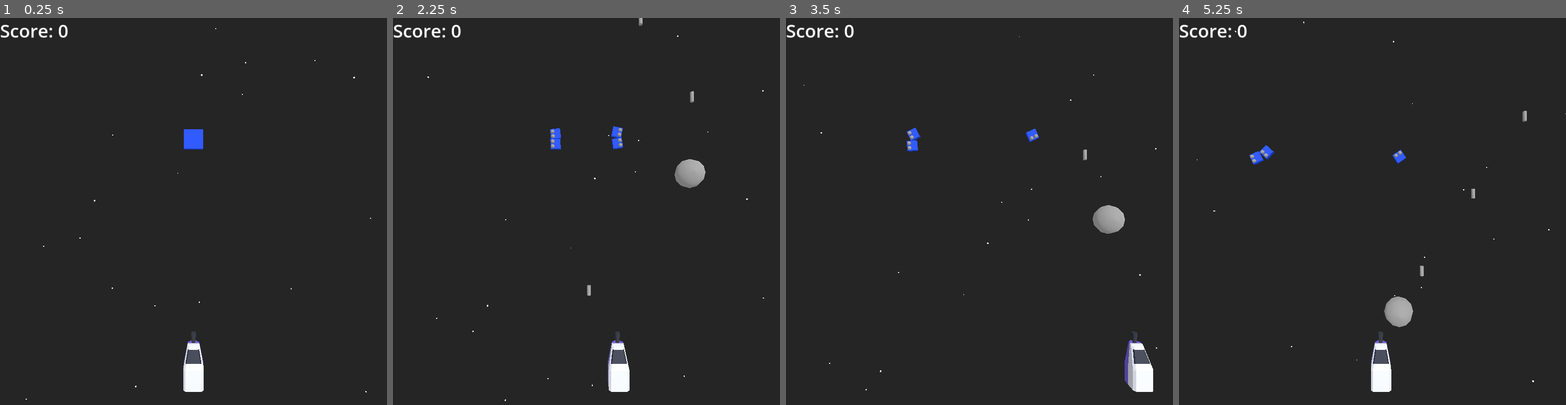
Above: before the commit, frames 1-4 (left to right).
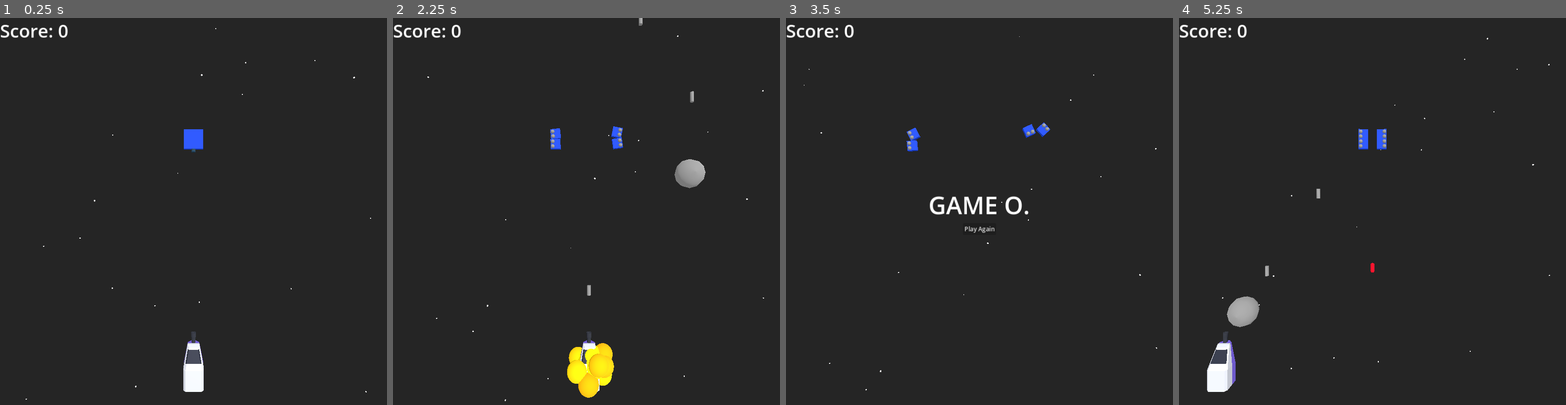
Above: after the commit, the same moments.

Repository: doctor-g/LD56
Game: Godot game, scene res://world/world.tscn
The game is run twice, just before and just after one commit, with the same random seed, the same clock (stepped at 60 frames per second) and the same inputs.
Inputs (mouse positions are in pixels of both pictures, inside the frame that each line leads up to):
- Up to frame 1 (0.25 s): no input
- Up to frame 2 (2.25 s): tap Enter at 0.5 s; move the mouse to (671, 192) at 0.52 s; hold D (move_right) 0.53-1.28 s; hold Space (fire) 0.53-1.28 s; move the mouse to (509, 230) at 1.27 s; hold A (move_left) 1.28-2.03 s; tap X (launch_bubble) at 1.35 s; move the mouse to (625, 126) at 2.02 s; hold D (move_right) from 2.03 s (still down); hold Space (fire) from 2.03 s (still down)
- Up to frame 3 (3.5 s): keep holding D (move_right); move the mouse to (960, 288) at 2.77 s; release Space (fire) at 2.78 s; tap X (launch_bubble) at 2.85 s
- Up to frame 4 (5.25 s): release D (move_right) at 3.5 s; click (1372, 230) at 3.5 s, where only the run after the commit has a clickable "Play Again"; move the mouse to (1488, 269) at 4.27 s; hold Space (fire) 4.28-5.03 s; hold A (move_left) from 4.28 s (still down); move the mouse to (1256, 153) at 5.02 s; tap X (launch_bubble) at 5.1 s

The runs differ from the first frame. In frame 1, less than 0.1% of the frame differs, in the area x 49-51%, y 33-35%; in frame 2, 1.9%; in frame 3, 2.1%; in frame 4, 3.1%, in the area x 4-100%, y 0-97%.

Commit message:
Allow enemy to shoot player, which ends the game

Diff:
--- /dev/null
+++ b/project/enemies/enemy_bullet.gd
@@ -0,0 +1,15 @@
+extends Node3D
+
+const SPEED := 9.0
+
+func _physics_process(delta: float) -> void:
+	position.z += delta * SPEED
+
+
+func _on_body_entered(body: Node3D) -> void:
+	body.damage()
+	queue_free()
+
+
+func _on_visible_on_screen_notifier_3d_screen_exited() -> void:
+	queue_free()
--- /dev/null
+++ b/project/enemies/enemy_bullet.tscn
@@ -0,0 +1,34 @@
+[gd_scene load_steps=5 format=3 uid="uid://c6xtfwdcsurhh"]
+
+[ext_resource type="Script" path="res://enemies/enemy_bullet.gd" id="1_ojw8j"]
+
+[sub_resource type="StandardMaterial3D" id="StandardMaterial3D_egcn6"]
+albedo_color = Color(1, 0, 0.0999999, 1)
+emission_enabled = true
+emission = Color(1, 0, 0.0999999, 1)
+
+[sub_resource type="CapsuleMesh" id="CapsuleMesh_0n2os"]
+material = SubResource("StandardMaterial3D_egcn6")
+radius = 0.1
+height = 0.5
+
+[sub_resource type="CylinderShape3D" id="CylinderShape3D_ewnaj"]
+height = 0.4
+radius = 0.1
+
+[node name="EnemyBullet" type="Area3D"]
+collision_layer = 16
+script = ExtResource("1_ojw8j")
+
+[node name="MeshInstance3D" type="MeshInstance3D" parent="."]
+transform = Transform3D(1, 0, 0, 0, -4.37114e-08, -1, 0, 1, -4.37114e-08, 0, 0, 0)
+mesh = SubResource("CapsuleMesh_0n2os")
+
+[node name="CollisionShape3D" type="CollisionShape3D" parent="."]
+transform = Transform3D(1, 0, 0, 0, -4.37114e-08, -1, 0, 1, -4.37114e-08, 0, 0, 0)
+shape = SubResource("CylinderShape3D_ewnaj")
+
+[node name="VisibleOnScreenNotifier3D" type="VisibleOnScreenNotifier3D" parent="."]
+
+[connection signal="body_entered" from="." to="." method="_on_body_entered"]
+[connection signal="screen_exited" from="VisibleOnScreenNotifier3D" to="." method="_on_visible_on_screen_notifier_3d_screen_exited"]
--- a/project/enemies/square_enemy.gd
+++ b/project/enemies/square_enemy.gd
@@ -5,3 +5,9 @@
 		critter.bound = false
 		critter.reparent(get_parent())
 	queue_free()
+
+
+func _on_shot_timer_timeout() -> void:
+	var bullet := preload("res://enemies/enemy_bullet.tscn").instantiate()
+	get_parent().add_child(bullet)
+	bullet.global_position = $MuzzleMarker.global_position
--- a/project/enemies/square_enemy.tscn
+++ b/project/enemies/square_enemy.tscn
@@ -1,10 +1,20 @@
-[gd_scene load_steps=4 format=3 uid="uid://6ese1ateab5u"]
+[gd_scene load_steps=6 format=3 uid="uid://6ese1ateab5u"]
 
 [ext_resource type="Script" path="res://enemies/square_enemy.gd" id="1_a7eft"]
 [ext_resource type="PackedScene" uid="uid://dy0flsah3msjx" path="res://critters/square_critter.tscn" id="1_t6kvb"]
 
 [sub_resource type="BoxShape3D" id="BoxShape3D_k1vn3"]
 size = Vector3(1, 0.2, 1)
+
+[sub_resource type="StandardMaterial3D" id="StandardMaterial3D_fkqnq"]
+albedo_color = Color(0.14816, 0.268698, 0.357438, 1)
+
+[sub_resource type="CylinderMesh" id="CylinderMesh_pg36t"]
+material = SubResource("StandardMaterial3D_fkqnq")
+top_radius = 0.1
+bottom_radius = 0.1
+height = 0.2
+radial_segments = 12
 
 [node name="SquareEnemy" type="CharacterBody3D" groups=["enemies"]]
 collision_layer = 4
@@ -28,3 +38,15 @@
 
 [node name="SquareCritter4" parent="Critters" instance=ExtResource("1_t6kvb")]
 transform = Transform3D(-1, 0, -8.74228e-08, 0, 1, 0, 8.74228e-08, 0, -1, -0.25, 0, -0.25)
+
+[node name="MeshInstance3D" type="MeshInstance3D" parent="."]
+transform = Transform3D(1, 0, 0, 0, -4.37114e-08, -1, 0, 1, -4.37114e-08, 0, 0, 0.561401)
+mesh = SubResource("CylinderMesh_pg36t")
+
+[node name="MuzzleMarker" type="Marker3D" parent="."]
+transform = Transform3D(1, 0, 0, 0, 1, 0, 0, 0, 1, 0, 0, 0.654897)
+
+[node name="ShotTimer" type="Timer" parent="."]
+autostart = true
+
+[connection signal="timeout" from="ShotTimer" to="." method="_on_shot_timer_timeout"]
--- a/project/player_ship/player_ship.gd
+++ b/project/player_ship/player_ship.gd
@@ -1,11 +1,19 @@
 class_name PlayerShip extends CharacterBody3D
+
+signal exploded
 
 var speed := 8.0
 
 var _can_fire := true
 var _can_bubble := true
 
+var _alive := true
+var _meshes := [$hull_cockpitPoint, $hull_body, $attachment_barrelEnd]
+
 func _physics_process(delta: float) -> void:
+	if not _alive:
+		return
+
 	var direction := Input.get_axis("move_left", "move_right")
 	velocity.x = direction * speed
 	move_and_collide(velocity * delta)
@@ -25,6 +33,18 @@
 		$BubbleTimer.start()
 
 
+func damage() -> void:
+	if not _alive:
+		return
+
+	_alive = false
+	$CollisionShape3D.set_deferred("disabled", true)
+	$ExplosionParticles.emitting = true
+
+	for mesh in _meshes:
+		await get_tree().create_timer(0.2).timeout
+		mesh.visible = false
+
 
 func _on_shot_timer_timeout() -> void:
 	_can_fire = true
@@ -32,3 +52,7 @@
 
 func _on_bubble_timer_timeout() -> void:
 	_can_bubble = true
+
+
+func _on_explosion_particles_finished() -> void:
+	exploded.emit()
--- a/project/player_ship/player_ship.tscn
+++ b/project/player_ship/player_ship.tscn
@@ -1,10 +1,21 @@
-[gd_scene load_steps=4 format=3 uid="uid://bfr1e5p414f76"]
+[gd_scene load_steps=7 format=3 uid="uid://bfr1e5p414f76"]
 
 [ext_resource type="PackedScene" uid="uid://h6b2p6scwx37" path="res://player_ship/player_ship.glb" id="1_rsfik"]
 [ext_resource type="Script" path="res://player_ship/player_ship.gd" id="2_qnanq"]
 
 [sub_resource type="BoxShape3D" id="BoxShape3D_nuod6"]
 size = Vector3(0.977051, 1, 2.04834)
+
+[sub_resource type="StandardMaterial3D" id="StandardMaterial3D_urma8"]
+vertex_color_use_as_albedo = true
+
+[sub_resource type="SphereMesh" id="SphereMesh_301x0"]
+material = SubResource("StandardMaterial3D_urma8")
+radial_segments = 32
+rings = 16
+
+[sub_resource type="Gradient" id="Gradient_a2ccg"]
+colors = PackedColorArray(1, 0.992241, 0, 1, 1, 0.410694, 0, 1)
 
 [node name="PlayerShip" instance=ExtResource("1_rsfik")]
 script = ExtResource("2_qnanq")
@@ -22,5 +33,19 @@
 [node name="MuzzleMarker" type="Marker3D" parent="." index="6"]
 transform = Transform3D(1, 0, 0, 0, 1, 0, 0, 0, 1, 0, 0.205187, -1.98779)
 
+[node name="ExplosionParticles" type="CPUParticles3D" parent="." index="7"]
+transform = Transform3D(1, 0, 0, 0, 1, 0, 0, 0, 1, 0, 0.379835, -0.530447)
+emitting = false
+amount = 30
+lifetime = 0.4
+one_shot = true
+visibility_aabb = AABB(-1, 0, -1, 2, 1, 2)
+mesh = SubResource("SphereMesh_301x0")
+emission_shape = 1
+emission_sphere_radius = 1.2
+gravity = Vector3(0, 0, 0)
+color_ramp = SubResource("Gradient_a2ccg")
+
 [connection signal="timeout" from="ShotTimer" to="." method="_on_shot_timer_timeout"]
 [connection signal="timeout" from="BubbleTimer" to="." method="_on_bubble_timer_timeout"]
+[connection signal="finished" from="ExplosionParticles" to="." method="_on_explosion_particles_finished"]
--- a/project/project.godot
+++ b/project/project.godot
@@ -61,6 +61,7 @@
 2d_physics/layer_3="enemies"
 3d_physics/layer_3="enemies"
 3d_physics/layer_4="critters"
+3d_physics/layer_5="enemy_bullets"
 
 [rendering]
 
--- a/project/world/world.gd
+++ b/project/world/world.gd
@@ -8,6 +8,9 @@
 
 func _ready() -> void:
 	_update_score_label()
+	$PlayerShip.exploded.connect(func():
+		$GameOverContainer.visible = true
+	)
 
 
 func _on_child_entered_tree(node: Node) -> void:
@@ -17,3 +20,7 @@
 
 func _update_score_label() -> void:
 	%ScoreLabel.text = "Score: %d" % _captured_critters
+
+
+func _on_play_again_button_pressed() -> void:
+	get_tree().change_scene_to_packed(load("res://world/world.tscn"))
--- a/project/world/world.tscn
+++ b/project/world/world.tscn
@@ -23,6 +23,9 @@
 emission_enabled = true
 
 [sub_resource type="SphereMesh" id="SphereMesh_nodb4"]
+
+[sub_resource type="LabelSettings" id="LabelSettings_x56wb"]
+font_size = 64
 
 [node name="World" type="Node3D"]
 script = ExtResource("1_yhb16")
@@ -76,4 +79,25 @@
 scale_amount_min = 0.1
 scale_amount_max = 0.2
 
+[node name="GameOverContainer" type="VBoxContainer" parent="."]
+visible = false
+anchors_preset = 15
+anchor_right = 1.0
+anchor_bottom = 1.0
+grow_horizontal = 2
+grow_vertical = 2
+alignment = 1
+
+[node name="GameOverLabel" type="Label" parent="GameOverContainer"]
+layout_mode = 2
+text = "GAME O."
+label_settings = SubResource("LabelSettings_x56wb")
+horizontal_alignment = 1
+
+[node name="PlayAgainButton" type="Button" parent="GameOverContainer"]
+layout_mode = 2
+size_flags_horizontal = 4
+text = "Play Again"
+
 [connection signal="child_entered_tree" from="." to="." method="_on_child_entered_tree"]
+[connection signal="pressed" from="GameOverContainer/PlayAgainButton" to="." method="_on_play_again_button_pressed"]
Not shown: 1 places in project/world/world.tscn that only renumber resources
